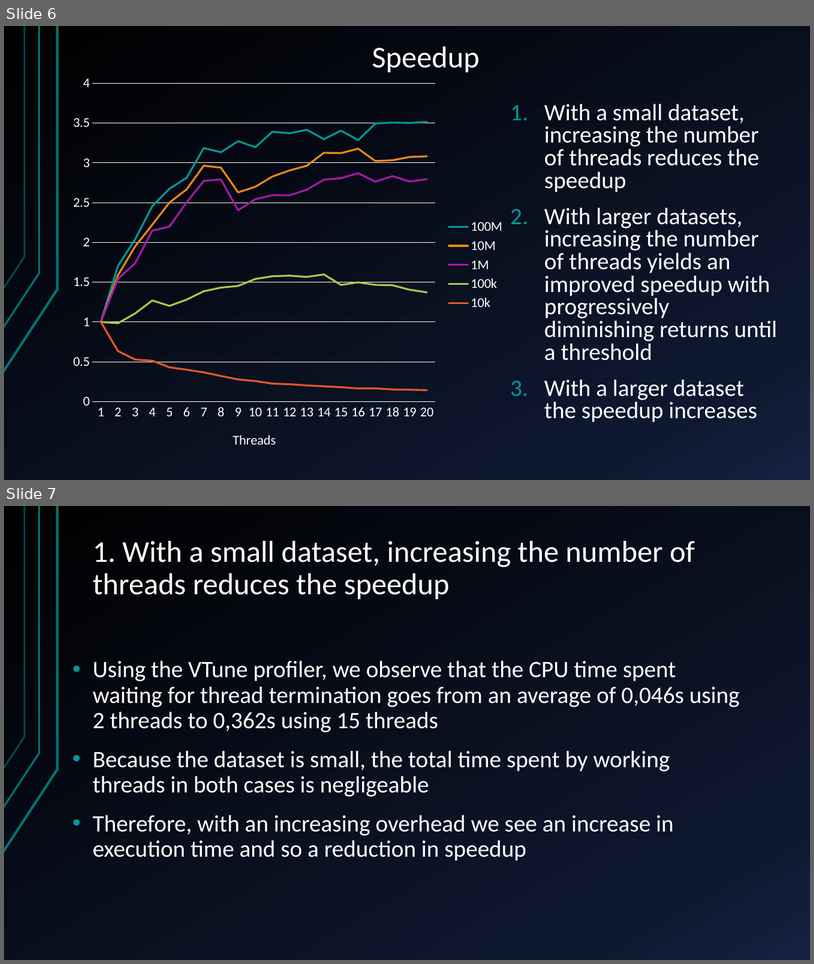
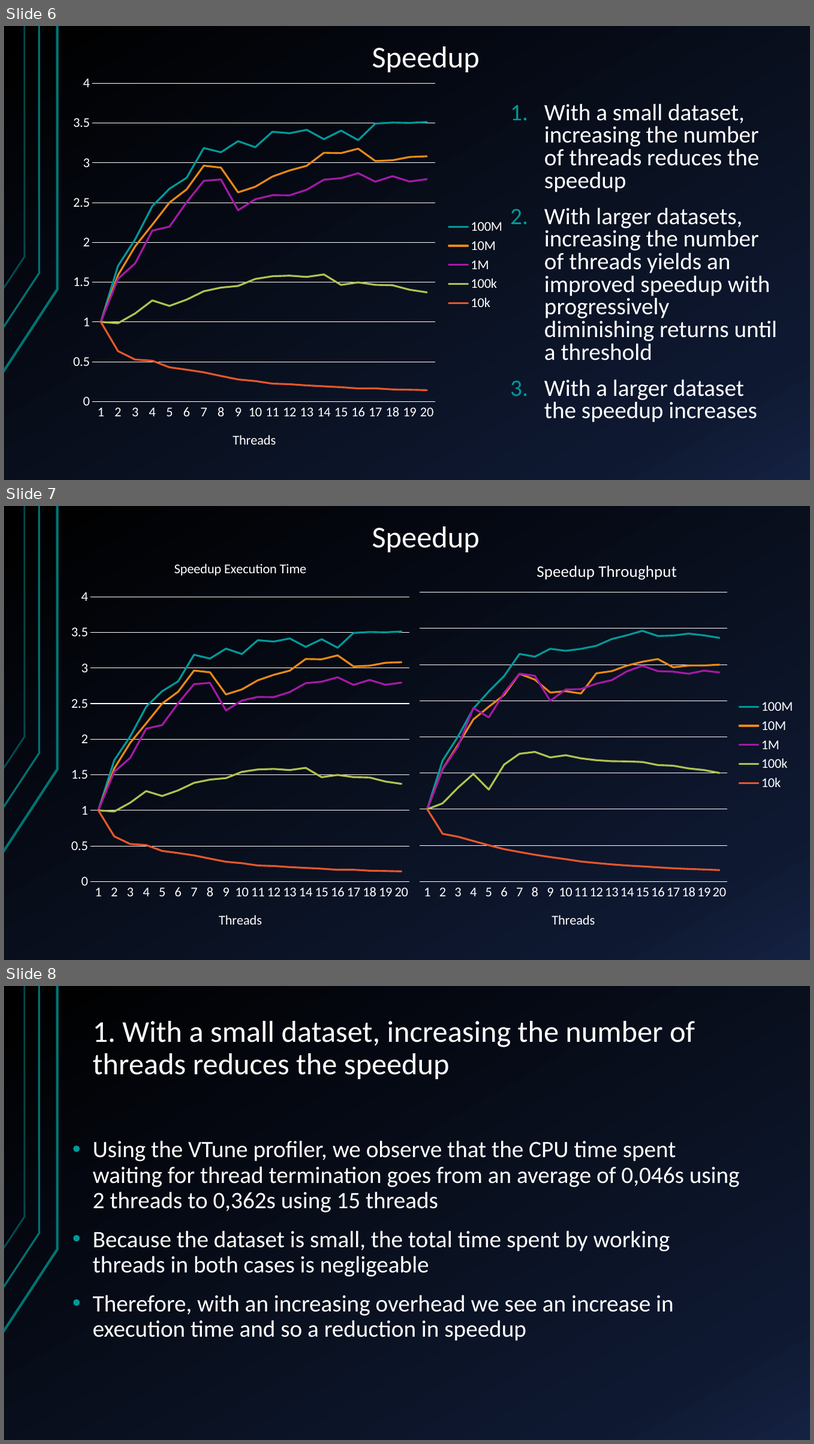
Before and after one commit to glmquint/K-Means-local, a slide deck: documentazione/presentazione.pptx. Shown one above the other, each under a label of ours: slides 6 and 7 before the commit, slides 6, 7 and 8 after it. The pictures are 814x964 and 814x1444 pixels, drawn with LibreOffice and Linux fonts; fonts in the diff are those of the drawing. Boxes give left, top, right and bottom in pixels: in the first picture for what was removed or moved away, otherwise in the second. Text is boxed around its words. In the diff, an @@ line names an element or a change of style, - is before the commit and + after.

Commit message:
work on presentazione

```diff
--- a/documentazione/presentazione.pptx
+++ b/documentazione/presentazione.pptx
@@ slide 7 added at bbox=[4, 506, 810, 960], background gradient #000000 to #0F1931 to #142242; not listed: 3 template elements that a slide beside it also shows @@
@@ title added at bbox=[372, 526, 480, 552], 36 pt, text #FFFFFF @@
+Speedup
@@ line chart added at bbox=[65, 547, 417, 943] @@
+title "Speedup Execution Time "
+categories: 1, 2, 3, 4, 5, 6, 7, 8, 9, 10, 11, 12, 13, 14, 15, 16, 17, 18, 19, 20
+Series 1: 1, 1.7, 2, 2.5, 2.7, 2.8, 3.2, 3.1, 3.3, 3.2, 3.4, 3.4, 3.4, 3.3, 3.4, 3.3, 3.5, 3.5, 3.5, 3.5
+Series 2: 1, 1.6, 1.9, 2.2, 2.5, 2.7, 3, 2.9, 2.6, 2.7, 2.8, 2.9, 3, 3.1, 3.1, 3.2, 3, 3, 3.1, 3.1
+Series 3: 1, 1.5, 1.7, 2.1, 2.2, 2.5, 2.8, 2.8, 2.4, 2.5, 2.6, 2.6, 2.7, 2.8, 2.8, 2.9, 2.8, 2.8, 2.8, 2.8
+Series 4: 1, 1, 1.1, 1.3, 1.2, 1.3, 1.4, 1.4, 1.5, 1.5, 1.6, 1.6, 1.6, 1.6, 1.5, 1.5, 1.5, 1.5, 1.4, 1.4
+Series 5: 1, 0.6, 0.5, 0.5, 0.4, 0.4, 0.4, 0.3, 0.3, 0.3, 0.2, 0.2, 0.2, 0.2, 0.2, 0.2, 0.2, 0.2, 0.1, 0.1
@@ line chart added at bbox=[412, 547, 803, 943] @@
+title "Speedup Throughput "
+categories: 1, 2, 3, 4, 5, 6, 7, 8, 9, 10, 11, 12, 13, 14, 15, 16, 17, 18, 19, 20
+100M: 29, 48, 58, 69, 76, 82, 91, 90, 93, 92, 93, 94, 97, 98, 100, 98, 98, 99, 98, 97
+10M: 29, 45, 55, 65, 70, 74, 83, 81, 75, 76, 75, 83, 84, 86, 88, 89, 85, 86, 86, 87
+1M: 29, 45, 54, 69, 65, 75, 83, 82, 72, 77, 77, 79, 80, 84, 86, 84, 84, 83, 84, 83
+100k: 29, 31, 37, 43, 37, 47, 51, 52, 50, 50, 49, 48, 48, 48, 48, 46, 46, 45, 44, 43
+10k: 29, 19, 18, 16, 14, 13, 12, 11, 10, 9, 8, 7, 7, 6, 6, 6, 5, 5, 5, 5
@@ what was slide 7 is now slide 8 @@
```
Also in this commit, not shown: 3 other files.
